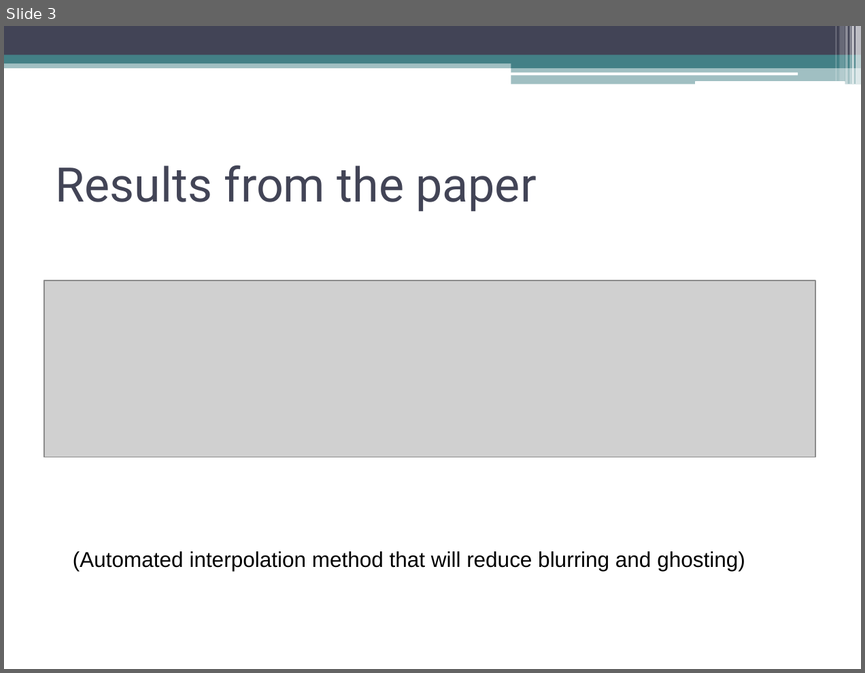
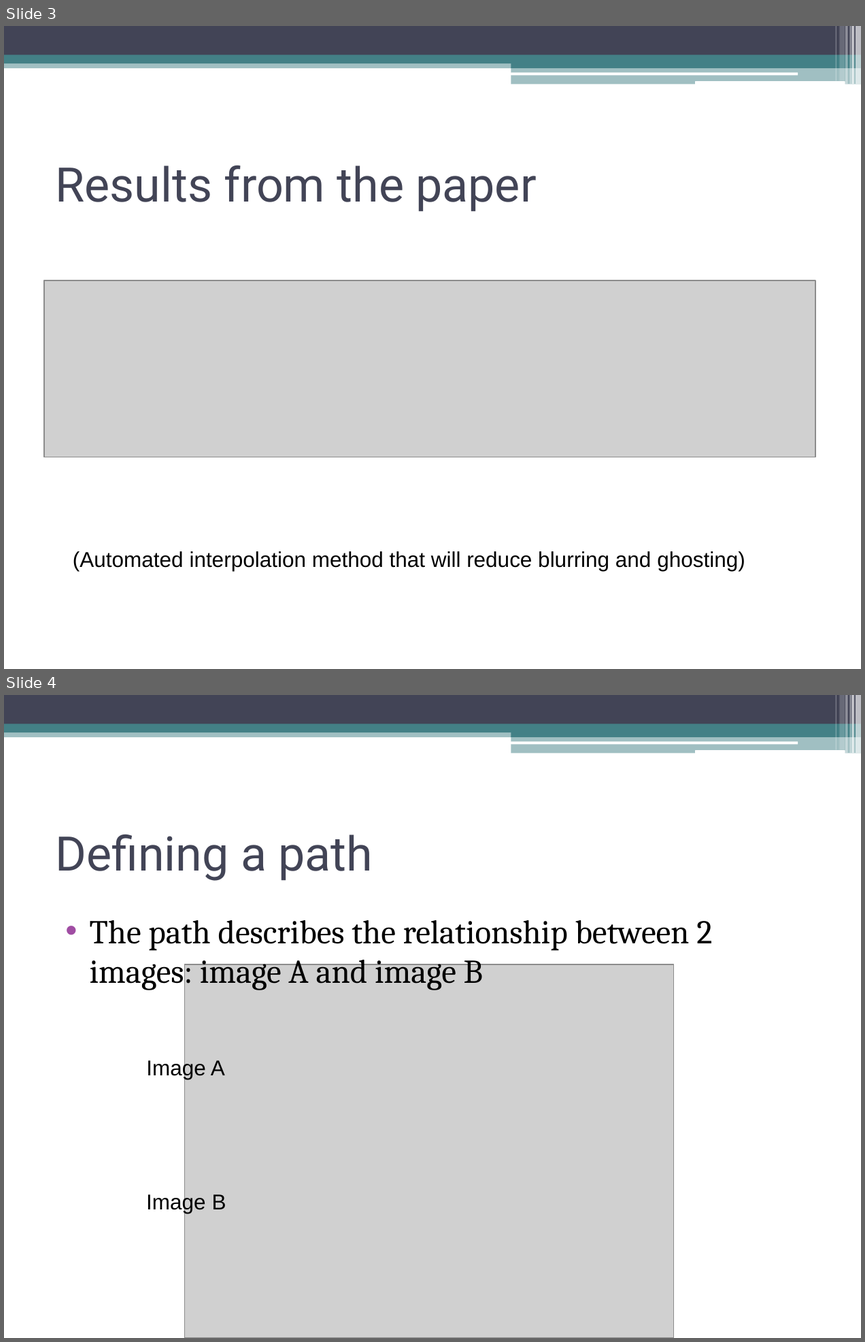
Before and after one commit to tmp0910/hmcinterpolation, a slide deck: FinalPresentation.ppt. Shown one above the other, each under a label of ours: slide 3 before the commit, slides 3 and 4 after it. The pictures are 865x673 and 865x1342 pixels, drawn with LibreOffice and Linux fonts; fonts in the diff are those of the drawing; grey boxes stand for pictures. Boxes give left, top, right and bottom in pixels: in the first picture for what was removed or moved away, otherwise in the second. Text is boxed around its words. In the diff, an @@ line names an element or a change of style, - is before the commit and + after.

```diff
--- a/FinalPresentation.ppt
+++ b/FinalPresentation.ppt
@@ slide 4 added at bbox=[4, 695, 861, 1338], background #FFFFFF; not listed: 13 template elements that a slide beside it also shows @@
@@ title added at bbox=[56, 834, 373, 881], 40 pt, text #424456 @@
+Defining a path
@@ text added at bbox=[90, 920, 712, 991], 28 pt, text #000000 @@
+• The path describes the relationship between 2 images: image A and image B
@@ picture added at bbox=[185, 964, 673, 1338] @@
@@ text added at bbox=[146, 1058, 225, 1079], 18 pt, text #000000 @@
+Image A
@@ text added at bbox=[146, 1192, 226, 1213], 18 pt, text #000000 @@
+Image B
```
Also in this commit, not shown: 2 slides changed, 12 other slides added, 4 slides removed, 1 other file.
